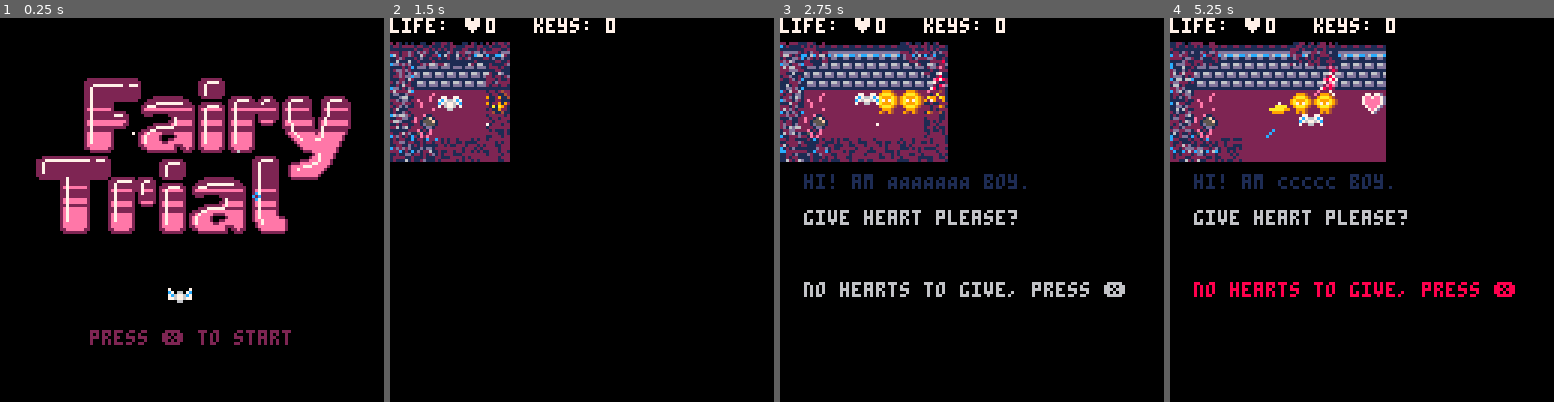
Above: before the commit, frames 1-4 (left to right).
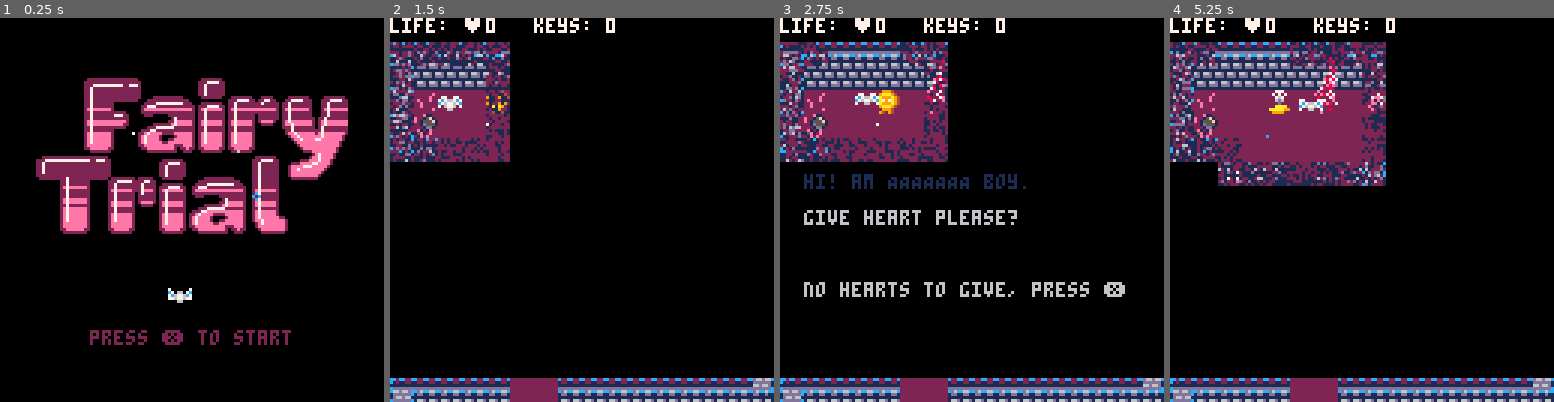
Above: after the commit, the same moments.

Repository: RonzyLady/FairyTrialGame
Game: PICO-8 cartridge fairytrial.p8
Two runs of this game, one before a commit and one after it. Both use one fixed random seed, a clock stepped at 60 frames per second and the inputs below.
Inputs:
- Up to frame 1 (0.25 s): no input
- Up to frame 2 (1.5 s): tap X (X key) at 0.33, 1.07 s; tap O (Z key) at 0.7 s
- Up to frame 3 (2.75 s): hold Right 1.6-2.1 s; tap O (Z key) at 1.7, 2.1, 2.5 s; tap X (X key) at 1.85 s; hold Up 2.15-2.42 s; hold Right from 2.47 s (still down)
- Up to frame 4 (5.25 s): tap O (Z key) every 0.4 s from 2.9 to 4.9 s; tap X (X key) at 2.97, 4.08, 5.2 s; release Right at 3.03 s; hold Left 3.08-3.58 s; hold Down 3.63-3.97 s; hold Right 4.02-4.68 s; hold Up 4.73-5.03 s; hold Left from 5.08 s (still down)

The runs differ from the first frame. In frame 1, less than 0.1% of the frame differs, in the area x 90-92%, y 21-29%; in frame 2, 6.3%; in frame 3, 6.8%; in frame 4, 16%, in the area x 0-100%, y 6-100%.

Commit message:
Fix deadline ver after merge

Diff:
--- a/fairytrial.p8
+++ b/fairytrial.p8
@@ -20,8 +20,6 @@
 end
 
 function init_game()
-  -- set the fairy's starting position
-  -- map_setup()
   music(7)
   text_setup()
   chat_setup()
@@ -31,7 +29,7 @@
   game_over=false
 
    -- set state
-   fog=blankmap(0,31,1,15)
+   fog=blankmap(0,31,1,32)
    fogcolor=blankmap(0,255,0,255)
    _update = update_game
    _draw = draw_game
@@ -137,7 +135,7 @@
 function draw_menu()
  cls()
 
- spr(65,12,20,14,7)
+ spr(65,12,20,13,7)
 for n=1,3 do
   circ(rnd(128), rnd(64), rnd(2), rnd{6,7,12})
 end
@@ -254,13 +252,13 @@
 
  map(0,0,0,0,128,64)
  draw_npcs()
- rectfill(mapx*8,mapy*8,128*4,mapy*8+8,0)
+ rectfill(mapx*8,mapy*8,128*4,mapy*8+7,0)
  print("life: ♥".. hscore,mapx*8,mapy*8, 7, 1)
  print("keys: ".. p.keys,mapx*8+48,mapy*8, 7, 1)
 
  for fogx=0,31 do
-  for fogy=1,15 do
-   if fog[fogx][fogy]==0 then
+  for fogy=1,32 do
+   if fog[fogx][fogy]==0 and fogy != 15 then
     rectfill2(fogx*8,fogy*8,8,8,0)
    end
    if fog[fogx][fogy]==2 then
@@ -402,19 +400,19 @@
 function make_gnpcs()
   allgold={}
   make_gnpc(4,3,"hi! am AAAAAAA boy.")
-  make_gnpc(5,3,"hi! am BBBB boy.")
-  make_gnpc(6,3,"hi! am CCCCC boy.")
-  make_gnpc(24,8,"i am so lonely... :(")
-  make_gnpc(25,4,"hug me please ♥")
-  make_gnpc(10,8,"NO HUg PLS")
+  -- make_gnpc(5,3,"hi! am BBBB boy.")
+  -- make_gnpc(6,3,"hi! am CCCCC boy.")
+  -- make_gnpc(24,8,"i am so lonely... :(")
+  -- make_gnpc(25,4,"hug me please ♥")
+  -- make_gnpc(10,8,"NO HUg PLS")
 end
 
 
 function make_dnpcs()
   alldark={}
-  make_dnpc(10,7,"hey! am dark fren")
-  make_dnpc(24,10,"nobody loves dark fren :(")
-  make_dnpc(27,4,"dark fren needs hug ♥")
+  -- make_dnpc(10,7,"hey! am dark fren")
+  -- make_dnpc(24,10,"nobody loves dark fren :(")
+  -- make_dnpc(27,4,"dark fren needs hug ♥")
   make_dnpc(4,4,"test")
 end
 
@@ -517,7 +515,7 @@
 
 function unfog(x,y)
   for i = x-2, min(x+2,31) do
-    for j = y-2, min(y+2,16) do
+    for j = y-2, min(y+2,32) do
       if abs(x-i)<=1 and abs(y-j)<=1 and i>=0 and j>=0 then
         fog[i][j]=1
       elseif i>=0 and j>=0 and fog[i][j]!=1 then
@@ -528,7 +526,9 @@
 end
 
 function partfog(fogx,fogy)
-
+if fogy==0 or fogy==15 then
+  return
+end
   for i = fogx*8, fogx*8+7 do
     for j = fogy*8, fogy*8+7 do
       if delay==0 then
